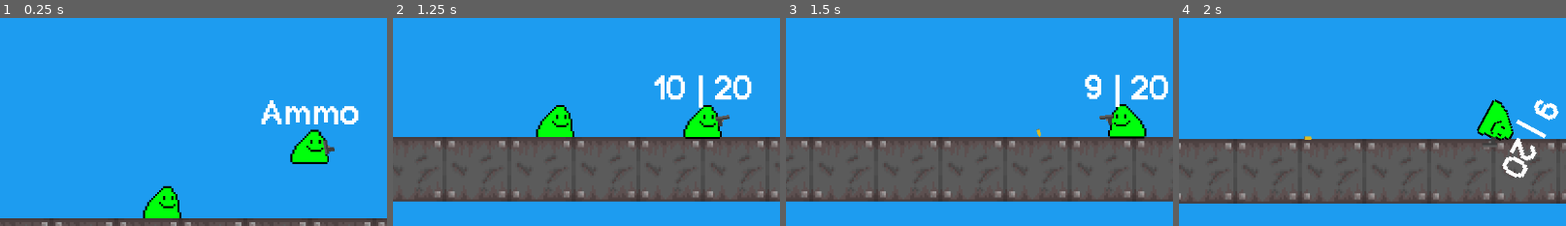
Above: before the commit, frames 1-4 (left to right).
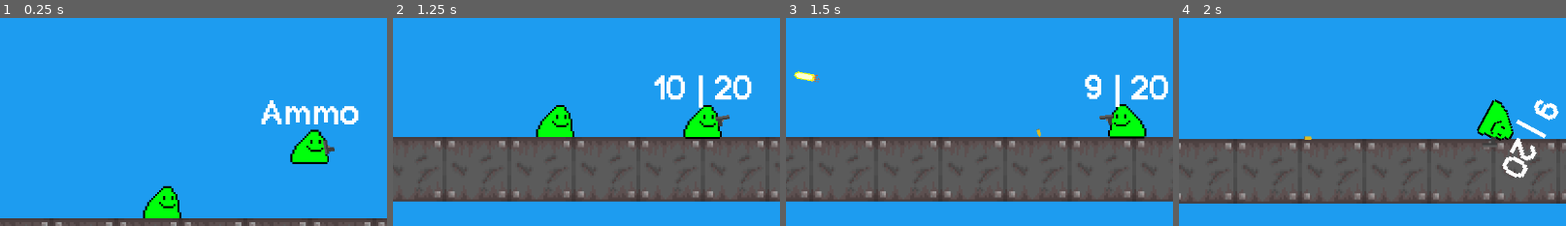
Above: after the commit, the same moments.

Repository: a0fefd/blobs-with-guns-remastered
Game: Godot game, scene res://scenes/levels/world.tscn
The game is run twice, just before and just after one commit, with the same random seed, the same clock (stepped at 60 frames per second) and the same inputs.
Inputs (mouse positions are % of the whole screen's width and height, from its top left):
- Up to frame 1 (0.25 s): no input
- Up to frame 2 (1.25 s): move the mouse to (72, 47) at 0.52 s; hold F (focus) from 0.53 s (still down)
- Up to frame 3 (1.5 s): move the mouse to (30, 57) at 1.27 s; release F (focus) at 1.28 s; click (30, 57) at 1.35 s
- Up to frame 4 (2 s): tap F (focus) at 1.55 s
The pictures show only the part of the screen within x 10-60%, y 27-77%; the shares and areas given below are measured in that part.

Frames 1-2 are identical in both runs. In frame 3, 0.2% of the frame differs, in the area x 2-9%, y 25-32%; in frame 4, nothing differs.

Commit message:
Make slomo work

Diff:
--- a/scenes/guns/gun.tscn
+++ b/scenes/guns/gun.tscn
@@ -125,6 +125,7 @@
 
 [node name="Gun" type="Node2D"]
 script = ExtResource("1_8yt1r")
+shotgun = true
 
 [node name="Sprite2D" type="Sprite2D" parent="."]
 texture = ExtResource("1_b0041")
--- a/scenes/levels/world.tscn
+++ b/scenes/levels/world.tscn
@@ -15,4 +15,3 @@
 layer_0/tile_data = PackedInt32Array(196601, 65536, 0, 196602, 65536, 0, 196603, 65536, 0, 196604, 65536, 0, 196605, 65 …(1296 unchanged characters)…
 
 [node name="Player" parent="." instance=ExtResource("2_gugrc")]
-focus_time_scale = 0.2
--- a/scripts/player.gd
+++ b/scripts/player.gd
@@ -25,10 +25,10 @@
 
 	if Input.is_action_pressed("focus"):
 		Engine.time_scale = focus_time_scale
-		AudioServer.get_bus_effect(0, 0).pitch_scale = focus_time_scale
+		AudioServer.playback_speed_scale = focus_time_scale
 	else:
 		Engine.time_scale = 1
-		AudioServer.get_bus_effect(0, 0).pitch_scale = 1
+		AudioServer.playback_speed_scale = 1
 
 
 func add_gun(gun_to_add):
